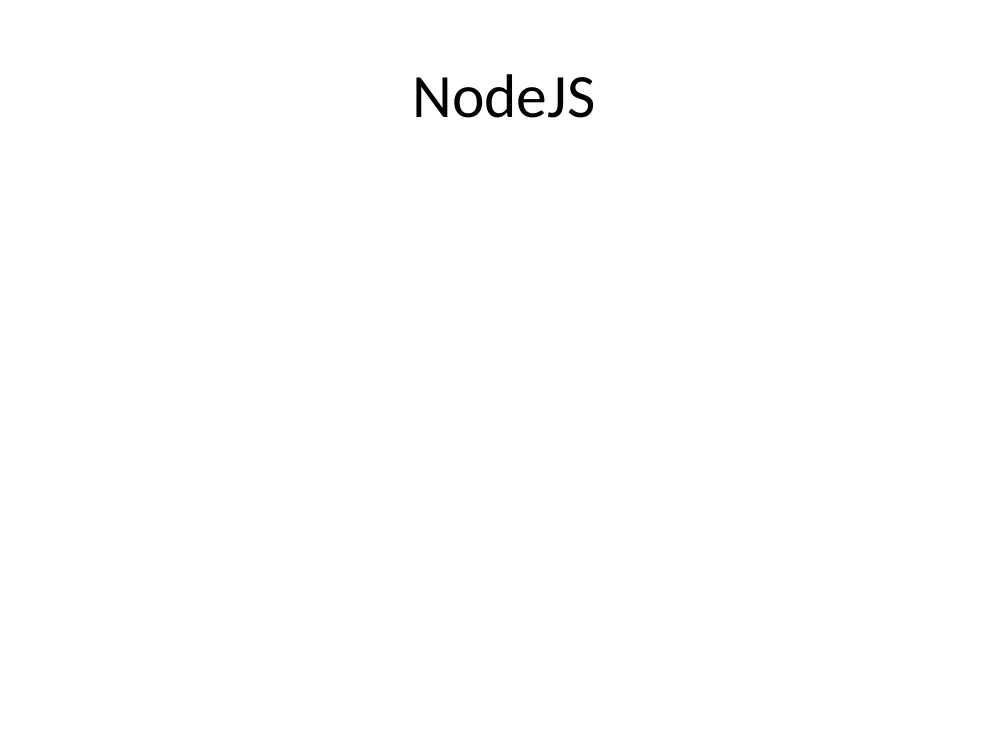
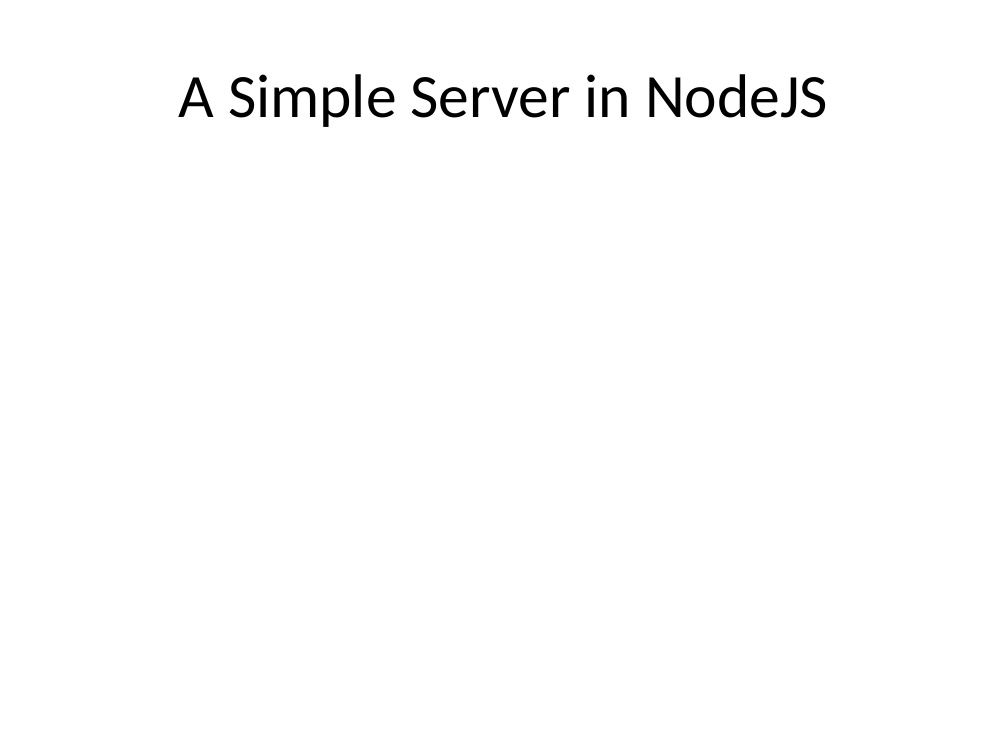
Before and after one commit to dylanbeattie/SoKnowJS, a slide deck: slide 42 of Slides/So You Think You Know Javascript.pptx (slide 44 before the commit). Drawn at 1008x756 pixels with LibreOffice and Linux fonts; fonts in the diff are those of the drawing. Boxes give left, top, right and bottom in pixels: in the first picture for what was removed or moved away, otherwise in the second. Text is boxed around its words. In the diff, an @@ line names an element or a change of style, - is before the commit and + after.

```diff
--- a/Slides/So You Think You Know Javascript.pptx
+++ b/Slides/So You Think You Know Javascript.pptx
@@ title at (x1=179, y1=74, x2=828, y2=127): text changed @@
-NodeJS
+A Simple Server in NodeJS
```
Also in this commit, not shown: 5 other slides changed, 5 slides added, 6 slides removed, 1 other file.
